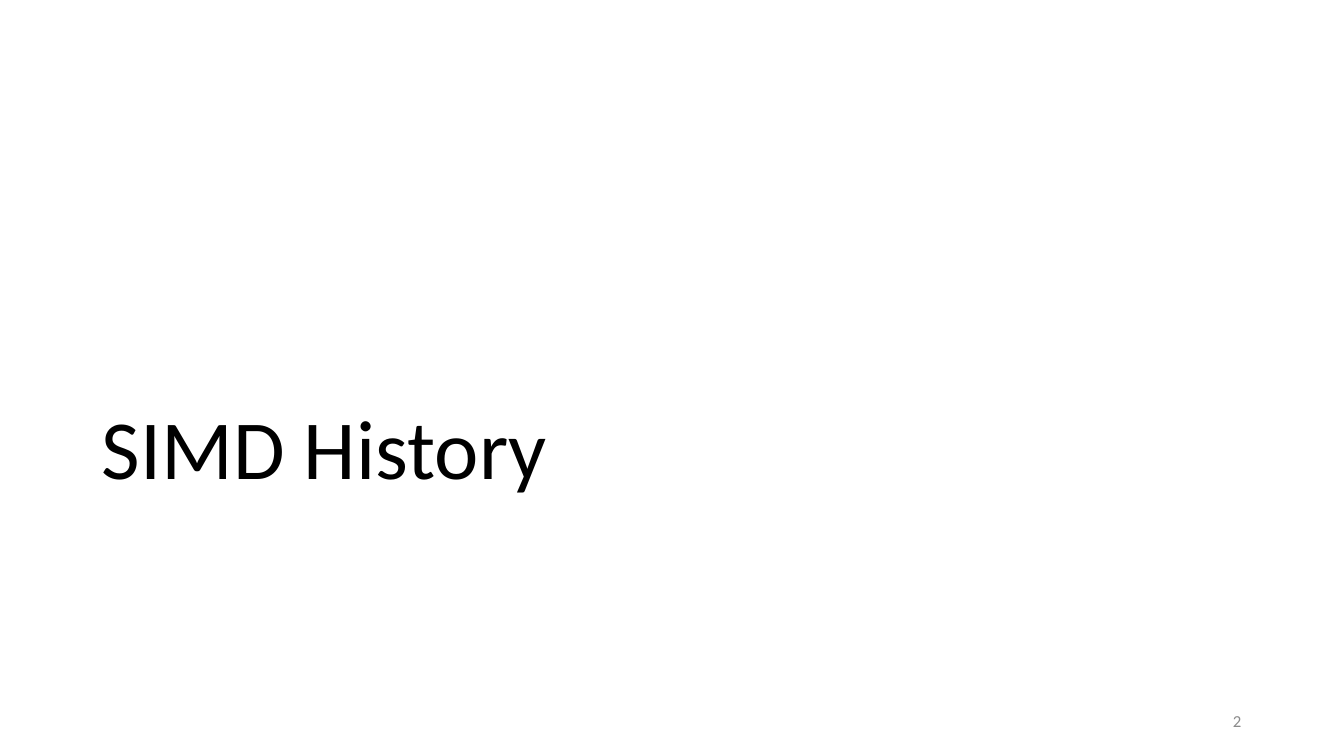
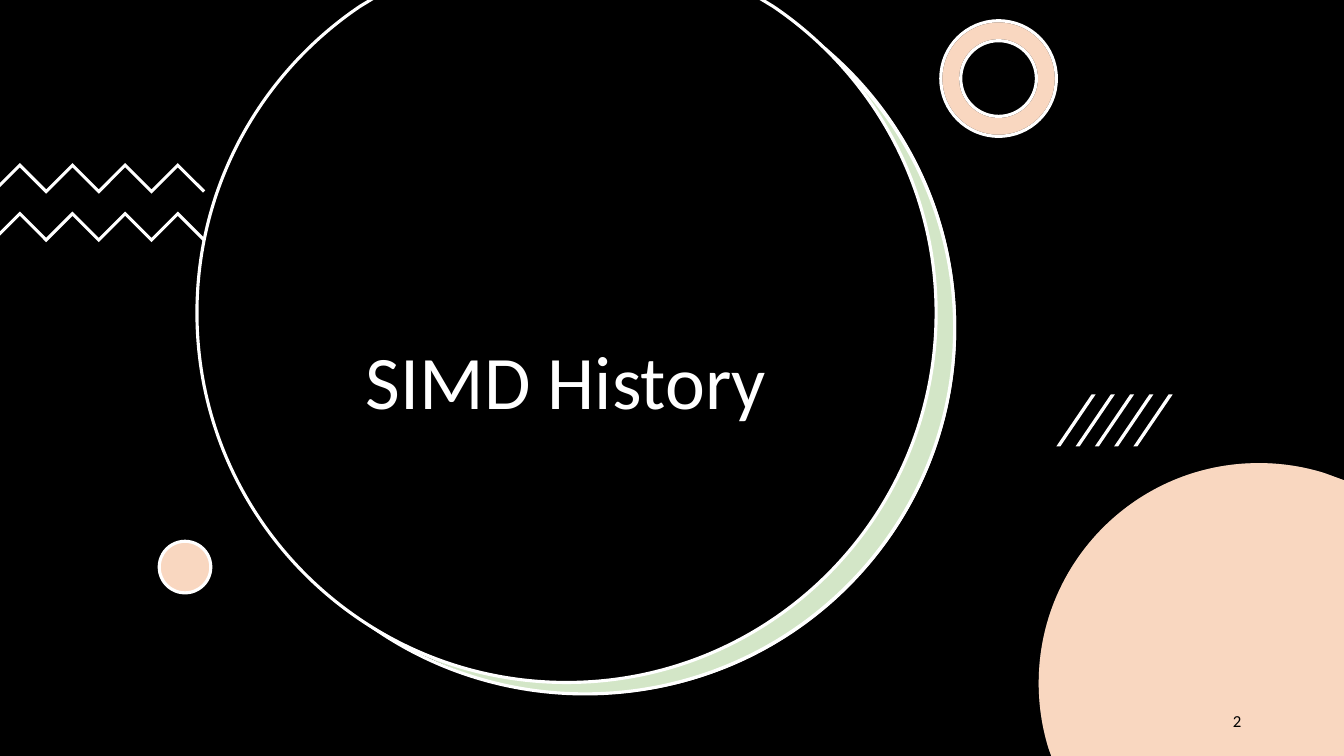
Before and after one commit to lucshi/Lecture_SIMD, a slide deck: slide 2 of lecture.pptx. Drawn at 1344x756 pixels with LibreOffice and Linux fonts; fonts in the diff are those of the drawing. Boxes give left, top, right and bottom in pixels: in the first picture for what was removed or moved away, otherwise in the second. Text is boxed around its words. In the diff, an @@ line names an element or a change of style, - is before the commit and + after.

```diff
--- a/lecture.pptx
+++ b/lecture.pptx
@@ rectangle added at <box>0,0,1344,756</box>, fill #000000 @@
@@ freeform shape added at <box>197,0,936,683</box>, fill #000000, outline #FFFFFF 2.25 pt @@
@@ freeform shape added at <box>216,0,955,694</box>, fill #70AD47 at 30% opacity, outline #FFFFFF 2.25 pt @@
@@ freeform shape added at <box>223,0,957,695</box>, fill #FFFFFF @@
@@ freeform shape added at <box>941,21,1057,137</box>, fill #FFFFFF, outline #000000 2.25 pt @@
@@ freeform shape added at <box>941,21,1057,137</box>, fill #ED7D31 at 30% opacity, outline #FFFFFF 2.25 pt @@
@@ title "SIMD History": place and size @@
-title "SIMD History" at <box>102,421,547,493</box>
+title "SIMD History" at <box>366,357,766,422</box>
@@ title "SIMD History" at <box>366,357,766,422</box>: size 60 to 54 pt, text colour #000000 to #FFFFFF; alignment left to centre @@
@@ freeform shape added at <box>0,163,206,194</box>, fill #FFFFFF @@
@@ freeform shape added at <box>0,212,206,242</box>, fill #FFFFFF @@
@@ group added at <box>1057,394,1173,446</box>: 5 freeform shapes @@
@@ freeform shape added at <box>1038,463,1344,756</box>, fill #FFFFFF @@
@@ freeform shape added at <box>1038,463,1344,756</box>, fill #ED7D31 at 30% opacity @@
@@ ellipse added at <box>159,541,211,593</box>, fill #FFFFFF @@
@@ ellipse added at <box>159,541,211,593</box>, fill #ED7D31 at 30% opacity, outline #FFFFFF 2.25 pt @@
@@ page number at <box>1233,716,1241,727</box>: text colour #8C8C8C to #000000; more space between paragraphs @@
```
Also in this commit, not shown: 20 other slides changed, 18 slides added, 9 slides removed.
